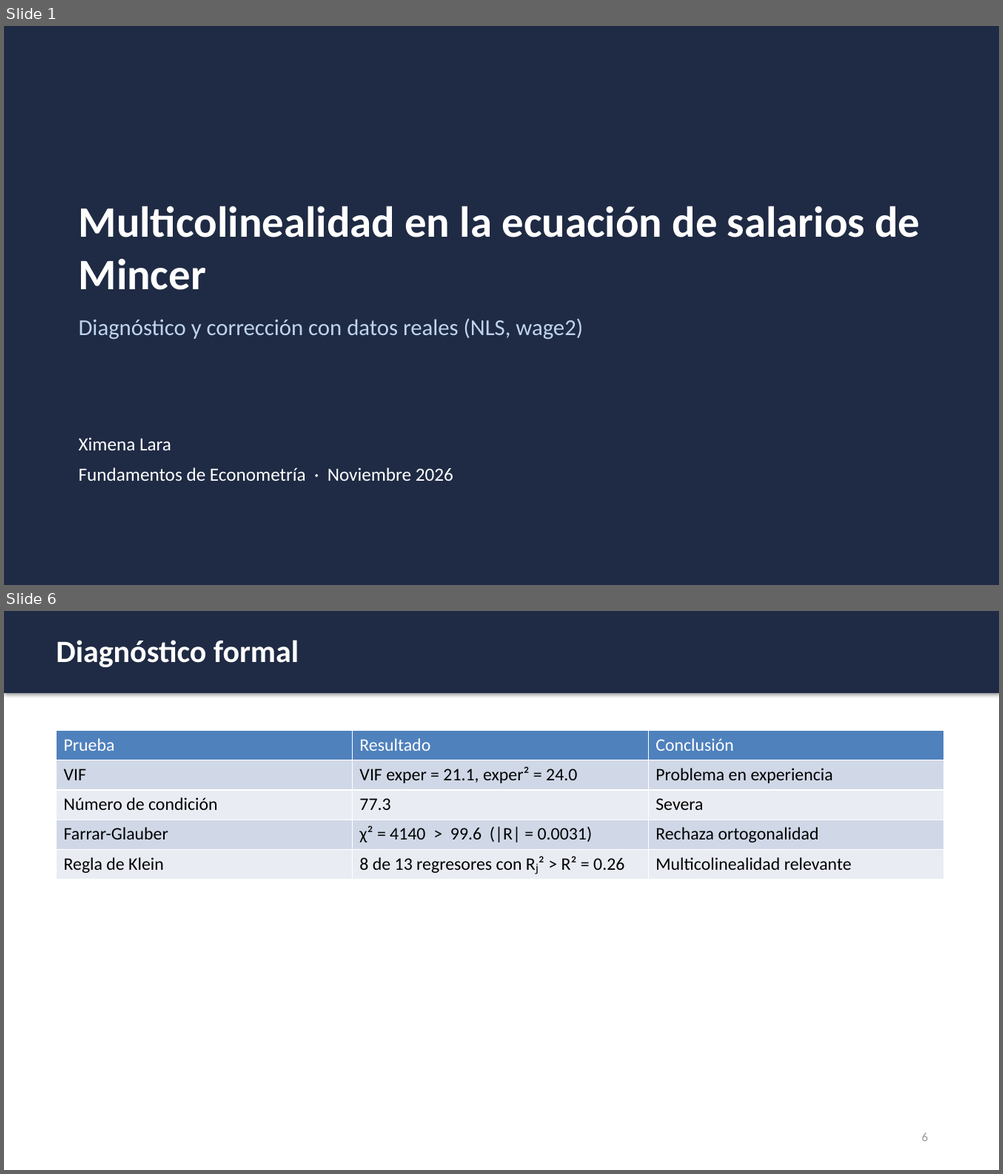
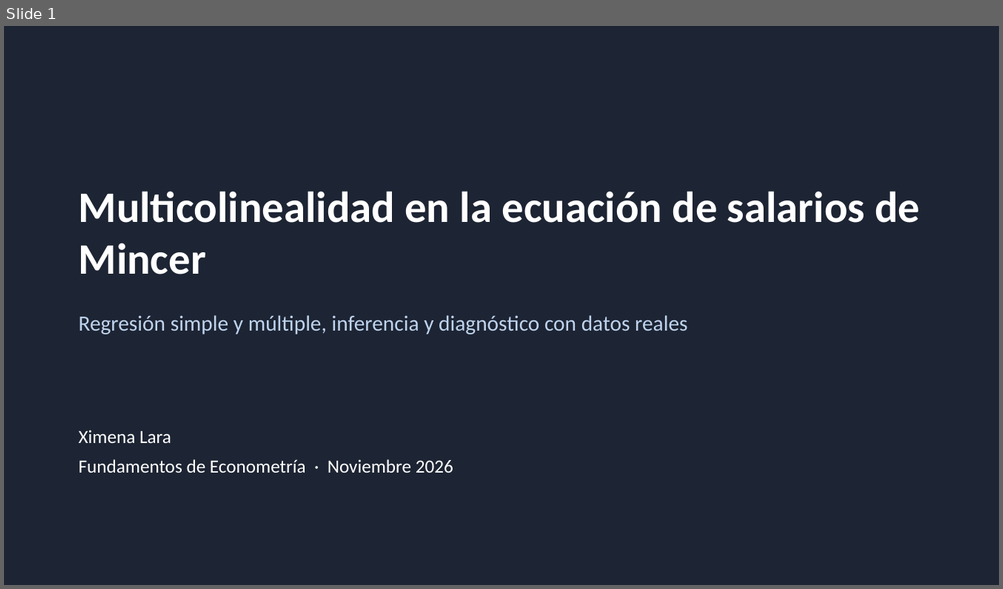
Before and after one commit to ximeelaraa/mincer-multicolinealidad, a slide deck: Presentacion_Multicolinealidad_Mincer.pptx. Shown one above the other, each under a label of ours: slides 1 and 6 before the commit, slide 1 after it; the slides between them are not shown. The pictures are 1003x1174 and 1003x589 pixels, drawn with LibreOffice and Linux fonts; fonts in the diff are those of the drawing. Boxes give left, top, right and bottom in pixels: in the first picture for what was removed or moved away, otherwise in the second. Text is boxed around its words. In the diff, an @@ line names an element or a change of style, - is before the commit and + after.

```diff
--- a/Presentacion_Multicolinealidad_Mincer.pptx
+++ b/Presentacion_Multicolinealidad_Mincer.pptx
@@ slide 6 removed at (x1=4, y1=611, x2=999, y2=1170), background #FFFFFF @@
@@ rectangle removed at (x1=4, y1=611, x2=999, y2=693) @@
@@ text removed at (x1=56, y1=640, x2=299, y2=667) @@
-Diagnóstico formal
@@ table removed at (x1=57, y1=730, x2=945, y2=880), 5 rows, 3 columns @@
-Prueba | Resultado | Conclusión
-VIF | VIF exper = 21.1, exper² = 24.0 | Problema en experiencia
-Número de condición | 77.3 | Severa
-Farrar-Glauber | χ² = 4140 > 99.6 (|R| = 0.0031) | Rechaza ortogonalidad
-Regla de Klein | 8 de 13 regresores con Rⱼ² > R² = 0.26 | Multicolinealidad relevante
@@ text removed at (x1=922, y1=1133, x2=928, y2=1142) @@
-6
@@ slide 1 changed as well @@
@@ rectangle at (x1=4, y1=26, x2=999, y2=585): fill #1F2A44 to #1D2433 @@
@@ text "Multicolinealidad en la ecuación de ..." at (x1=79, y1=191, x2=919, y2=275): less space between paragraphs @@
@@ text "Multicolinealidad en la ecuación de ..." moved from (x1=79, y1=206, x2=919, y2=290) to (x1=79, y1=191, x2=919, y2=275) @@
@@ text at (x1=79, y1=315, x2=687, y2=335): text changed; size 22 to 21 pt @@
-Diagnóstico y corrección con datos reales (NLS, wage2)
+Regresión simple y múltiple, inferencia y diagnóstico con datos reales
@@ text "Ximena Lara" moved from (x1=79, y1=437, x2=453, y2=481) to (x1=79, y1=430, x2=453, y2=473) @@
@@ text "Ximena Lara" at (x1=79, y1=430, x2=453, y2=473): less space between paragraphs @@
```
Also in this commit, not shown: 1 other slide changed, 18 slides added, 9 other slides removed, 22 other files.
